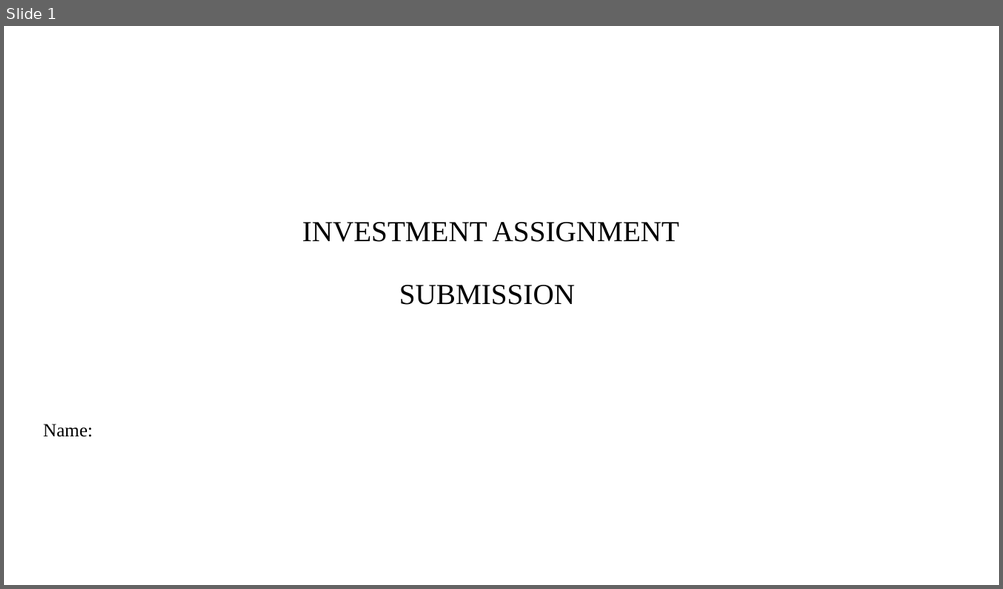
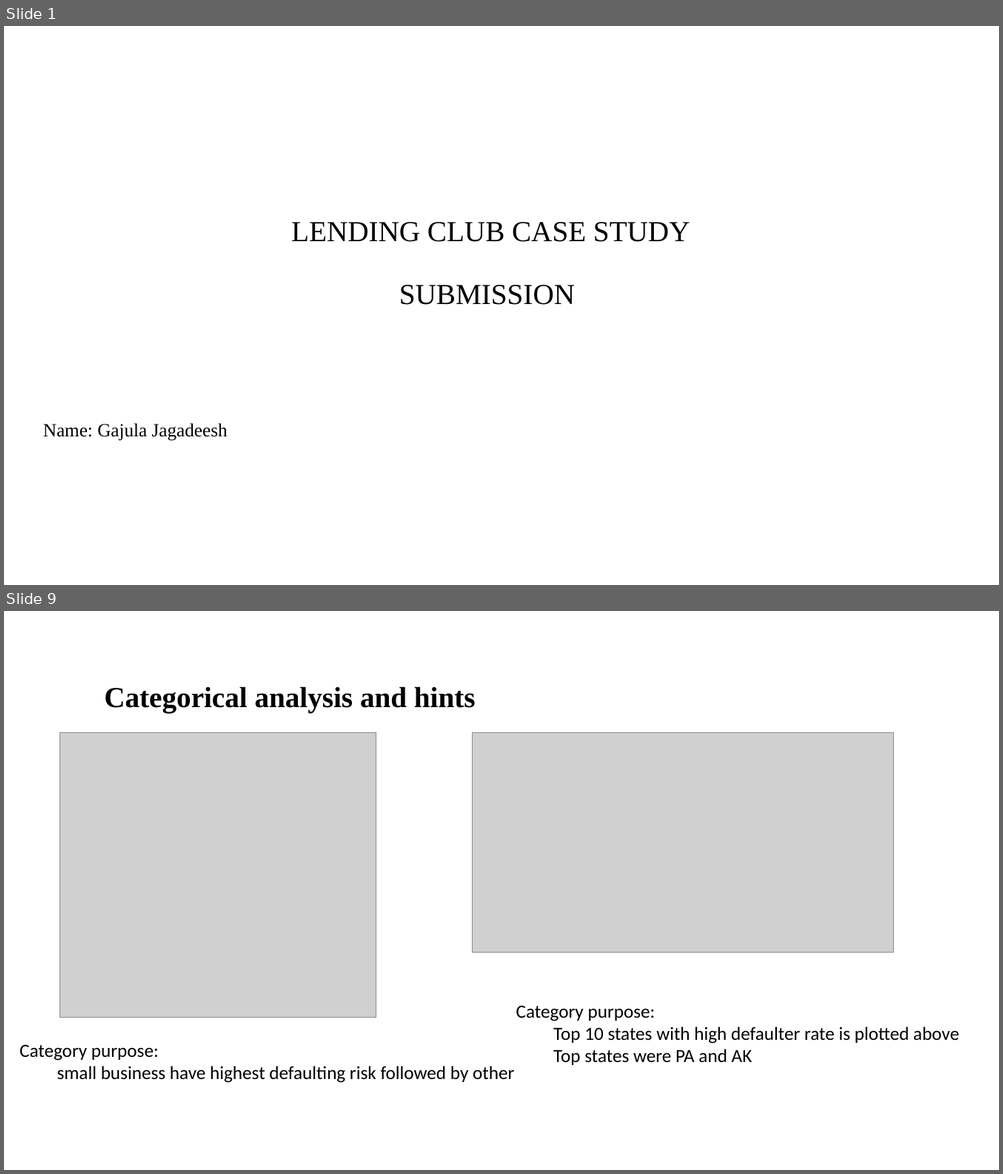
Before and after one commit to jagadeesh-gajula/Lending-club-case-study, a slide deck: INVEST.pptx. Shown one above the other, each under a label of ours: slide 1 before the commit, slides 1 and 9 after it; the slides between them are not shown. The pictures are 1003x589 and 1003x1174 pixels, drawn with LibreOffice and Linux fonts; fonts in the diff are those of the drawing; grey boxes stand for pictures; background and template pictures are left out. Boxes give left, top, right and bottom in pixels: in the first picture for what was removed or moved away, otherwise in the second. Text is boxed around its words. In the diff, an @@ line names an element or a change of style, - is before the commit and + after.

Commit message:
before submission2

```diff
--- a/INVEST.pptx
+++ b/INVEST.pptx
@@ slide 9 added at box(4, 611, 999, 1170), background #FFFFFF @@
@@ title added at box(104, 686, 475, 713), 28 pt, text #000000, bold @@
+Categorical analysis and hints
@@ picture added at box(60, 733, 375, 1019) @@
@@ picture added at box(472, 733, 894, 953) @@
@@ text added at box(516, 1005, 959, 1065), 18 pt, text #000000 @@
+Category purpose:
+Top 10 states with high defaulter rate is plotted above
+Top states were PA and AK
@@ text added at box(20, 1045, 514, 1083), 18 pt, text #000000 @@
+Category purpose:
+small business have highest defaulting risk followed by other
@@ slide 1 changed as well @@
@@ title at box(291, 222, 690, 305): text changed @@
-INVESTMENT ASSIGNMENT
-SUBMISSION
+LENDING CLUB CASE STUDY
+SUBMISSION
@@ subtitle at box(43, 423, 227, 441): text changed @@
-Name:
+Name: Gajula Jagadeesh
```
Also in this commit, not shown: 13 other slides added, 9 slides removed, 1 other file.
